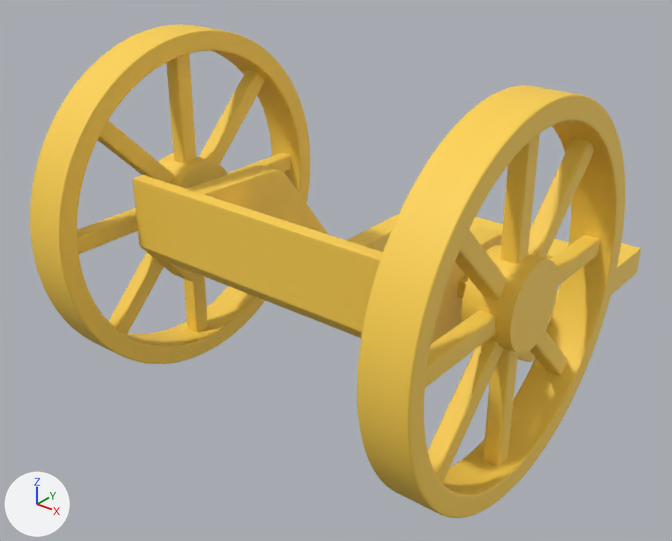
Before and after pictures for a commit that changed the glTF model src/worlds/KIN_ShootTheMonkey/assets/models/CannonBase.glb.
Rendered twice from a 50 mm camera at (7.24, -12.66, 4.87) aimed at (-3.31, 0.53, -3.31). Every picture has the same lights, and +X, +Y and +Z are marked at lower left. Where no turn or scale is listed for an object, it has been applied to the vertices.

Script lines for the objects in view, before the commit:
```python
ob_pcube10_lambert1_0 = bpy.data.objects.new('pCube10_lambert1_0', me_pcube10_lambert1_0)
ob_pcube10_lambert1_0.location = (1.14, -0.58, -2.16)
ob_pcube12_lambert1_0 = bpy.data.objects.new('pCube12_lambert1_0', me_pcube12_lambert1_0)
ob_pcube12_lambert1_0.location = (1.14, -0.58, -2.16)
ob_pcube14_lambert1_0 = bpy.data.objects.new('pCube14_lambert1_0', me_pcube14_lambert1_0)
ob_pcube14_lambert1_0.location = (-6.31, -0.58, -2.16)
ob_pcube15_lambert1_0 = bpy.data.objects.new('pCube15_lambert1_0', me_pcube15_lambert1_0)
ob_pcube15_lambert1_0.location = (-6.31, -0.58, -2.16)
ob_pcube16_lambert1_0 = bpy.data.objects.new('pCube16_lambert1_0', me_pcube16_lambert1_0)
ob_pcube16_lambert1_0.location = (-6.31, -0.58, -2.16)
ob_pcube9_lambert1_0 = bpy.data.objects.new('pCube9_lambert1_0', me_pcube9_lambert1_0)
ob_pcube9_lambert1_0.location = (1.14, -0.58, -2.16)
ob_pcylinder6_lambert1_0 = bpy.data.objects.new('pCylinder6_lambert1_0', me_pcylinder6_lambert1_0)
ob_pcylinder6_lambert1_0.location = (1.13, -0.6, -2.15)
ob_pcylinder7_lambert1_0 = bpy.data.objects.new('pCylinder7_lambert1_0', me_pcylinder7_lambert1_0)
ob_pcylinder7_lambert1_0.location = (1.13, -0.54, -2.07)
ob_pcylinder9_lambert1_0 = bpy.data.objects.new('pCylinder9_lambert1_0', me_pcylinder9_lambert1_0)
ob_pcylinder9_lambert1_0.location = (-6.32, -0.6, -2.15)
# also in view: 'pCube3_lambert3_0' at (-2.6, 2.53, -2.96); 'pCube13_lambert1_0' at (-6.31, -0.58, -2.16); 'pCube11_lambert1_0' at (1.14, -0.58, -2.16); 'pCylinder8_lambert1_0' at (-6.32, -0.54, -2.07)
```
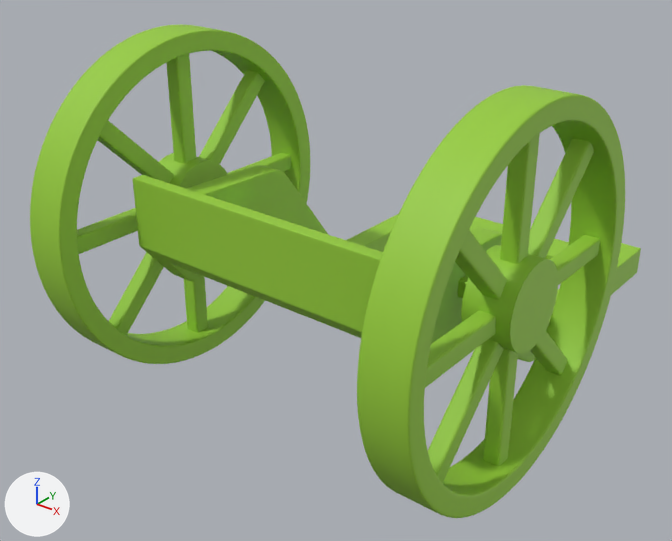
Where the change shows, as pixel boxes (x1, y1, x2, y2) in the pictures (672 x 541 px):
'pCylinder6_lambert1_0', recoloured (yellow to green)
    both: (357, 85, 625, 518)
'pCube3_lambert3_0', recoloured (yellow to green)
    both: (133, 165, 641, 362)
'pCylinder9_lambert1_0', recoloured (yellow to green)
    both: (30, 24, 310, 364)
'pCube12_lambert1_0', recoloured (yellow to green)
    both: (428, 138, 594, 483)
'pCube9_lambert1_0', recoloured (yellow to green)
    both: (483, 133, 540, 466)
'pCylinder7_lambert1_0', recoloured (yellow to green)
    both: (461, 245, 558, 354)
'pCube14_lambert1_0', recoloured (yellow to green)
    both: (109, 70, 265, 335)
'pCube10_lambert1_0', recoloured (yellow to green)
    both: (425, 235, 600, 387)
'pCube15_lambert1_0', recoloured
    both: (166, 54, 208, 333)
'pCube11_lambert1_0', recoloured (yellow to green)
    both: (455, 230, 568, 375)
'pCube13_lambert1_0', recoloured (yellow to green)
    both: (77, 153, 291, 254)
'pCube16_lambert1_0', recoloured (yellow to green)
    both: (98, 121, 174, 183)
'pCylinder8_lambert1_0', recoloured (yellow to green)
    both: (159, 153, 228, 188)
'pCube6_lambert1_0', recoloured (yellow to green)
    both: (469, 217, 569, 260)
'pCube17_lambert1_0', recoloured
    both: (457, 275, 469, 299)

Edits to the bpy script that builds the scene:
```text
Change mat_lambert1:
    mat_lambert1.base_color: (1.0, 0.651, 0.0782) -> (0.305, 0.604, 0.0409)  # yellow #ffd34f -> green #96cc39
Change mat_lambert3:
    mat_lambert3.base_color: (1.0, 0.651, 0.0782) -> (0.305, 0.604, 0.0409)  # yellow #ffd34f -> green #96cc39
```
